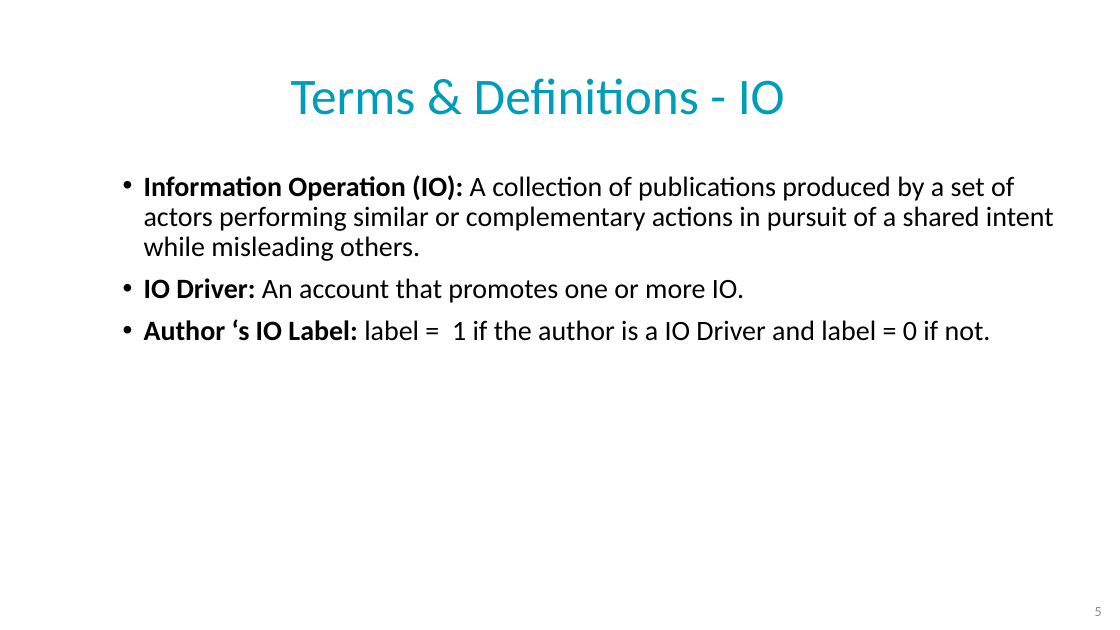
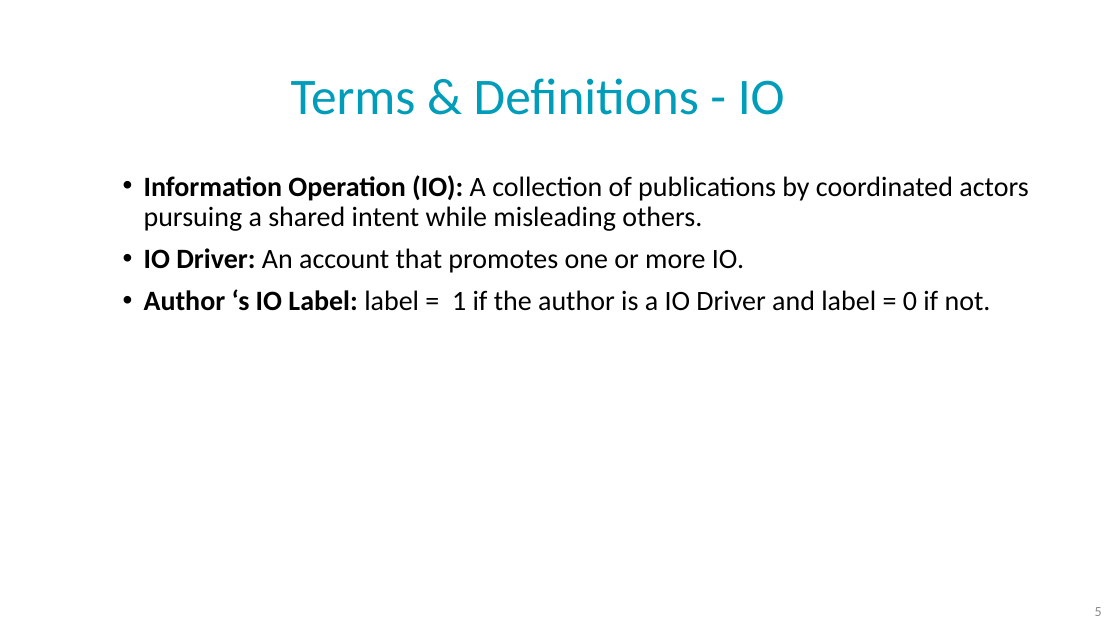
Before and after one commit to NoaTal1996/Backbone-Graph, a slide deck: slide 5 of docs/base_slides.pptx. Drawn at 1120x630 pixels with LibreOffice and Linux fonts; fonts in the diff are those of the drawing; background and template pictures are left out. Boxes give left, top, right and bottom in pixels: in the first picture for what was removed or moved away, otherwise in the second. Text is boxed around its words. In the diff, an @@ line names an element or a change of style, - is before the commit and + after.

```diff
--- a/docs/base_slides.pptx
+++ b/docs/base_slides.pptx
@@ text at (144,175,1028,231): text changed @@
-• Information Operation (IO): A collection of publications produced by a set of actors performing similar or complementary actions in pursuit of a shared intent while misleading others.
+• Information Operation (IO): A collection of publications by coordinated actors pursuing a shared intent while misleading others.
```
Also in this commit, not shown: 3 other slides changed, 2 slides added, 3 other files.
